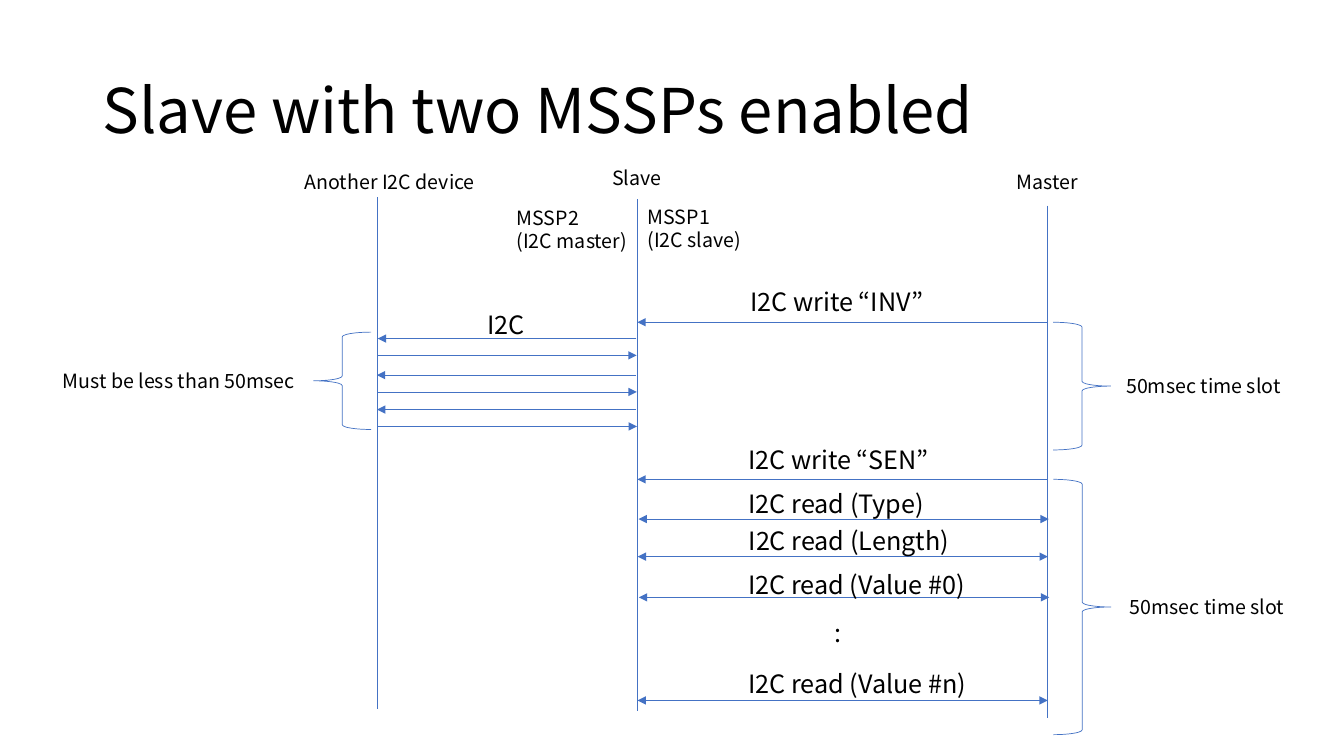
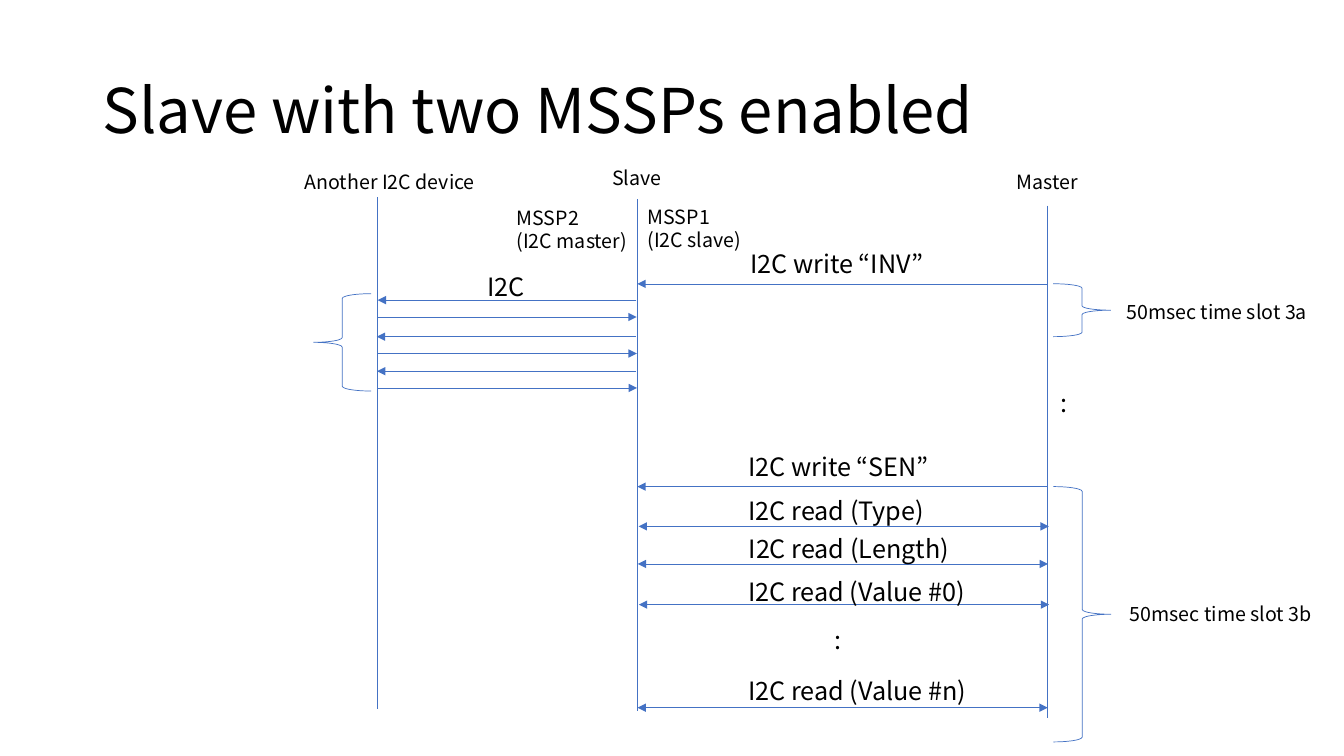
Before and after one commit to araobp/sensor-network, a slide deck: slide 6 of doc/I2C_BACKPLANE_SPEC.pptx (slide 5 before the commit). Drawn at 1344x756 pixels with LibreOffice and Linux fonts; fonts in the diff are those of the drawing. Boxes give left, top, right and bottom in pixels: in the first picture for what was removed or moved away, otherwise in the second. Text is boxed around its words. In the diff, an @@ line names an element or a change of style, - is before the commit and + after.

```diff
--- a/doc/I2C_BACKPLANE_SPEC.pptx
+++ b/doc/I2C_BACKPLANE_SPEC.pptx
@@ 7 arrows, 2 texts, 1 right brace moved together from (x1=314, y1=291, x2=1048, y2=431) to (x1=314, y1=253, x2=1048, y2=391) @@
@@ right brace resized from (x1=1054, y1=323, x2=1111, y2=451) to (x1=1054, y1=284, x2=1111, y2=338) @@
@@ text at (x1=1126, y1=303, x2=1307, y2=320): text changed @@
-50msec time slot
+50msec time slot 3a
@@ text removed at (x1=63, y1=372, x2=294, y2=389) @@
-Must be less than 50msec
@@ text added at (x1=1061, y1=382, x2=1066, y2=422), 18 pt, text #000000 @@
+:
@@ text "I2C read (Type)" moved from (x1=748, y1=492, x2=924, y2=519) to (x1=748, y1=499, x2=924, y2=526) @@
@@ 5 texts, 4 double arrows, 1 arrow, 1 right brace moved together from (x1=637, y1=449, x2=1111, y2=735) to (x1=637, y1=456, x2=1111, y2=742) @@
@@ text at (x1=1130, y1=605, x2=1312, y2=622): text changed @@
-50msec time slot
+50msec time slot 3b
```
Also in this commit, not shown: 2 other slides changed, 1 slide added, 3 other files.
